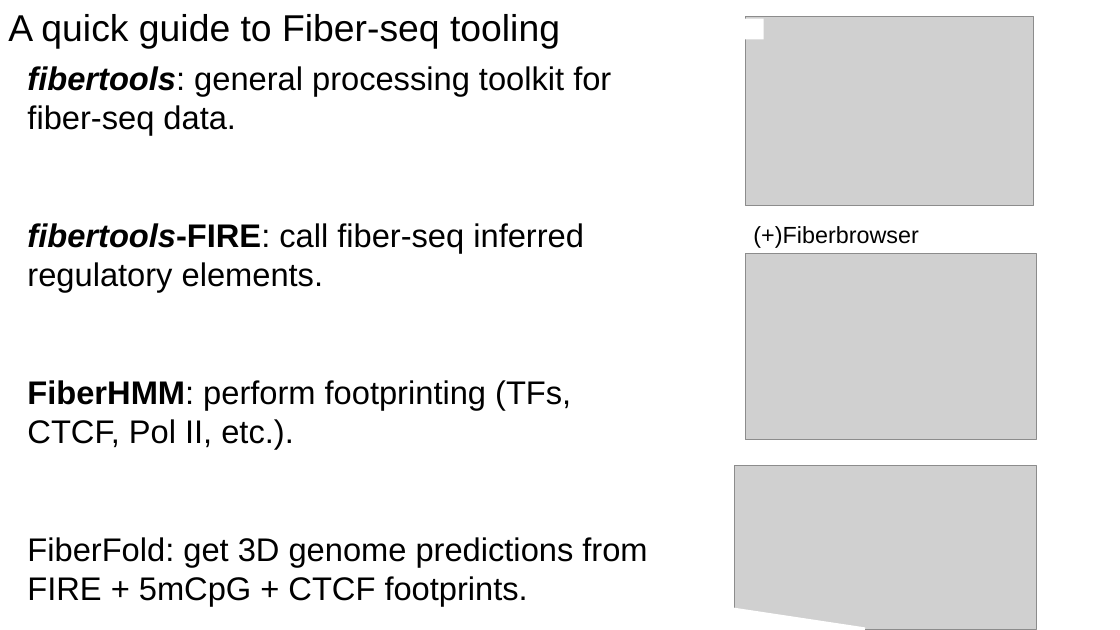
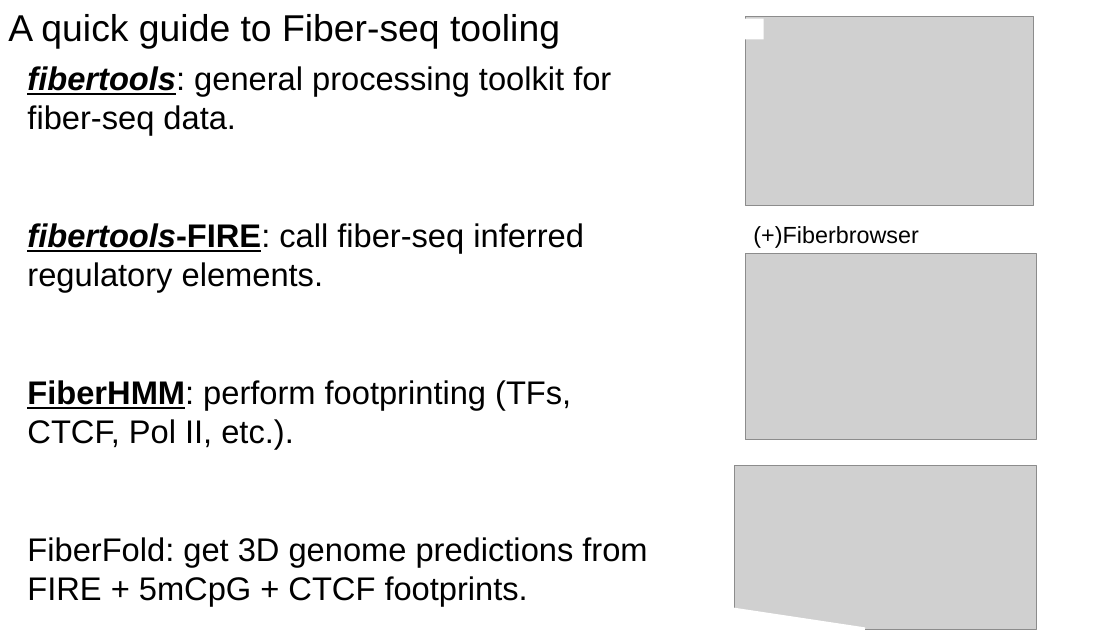
Before and after one commit to christylaflamme/fiber-seq-workshop, a slide deck: slide 10 of slides/LaFlamme_fiber-seq_CSHL_workshop_slide_deck.pptx (slide 9 before the commit). Drawn at 1120x630 pixels with LibreOffice and Linux fonts; fonts in the diff are those of the drawing; grey boxes stand for pictures. Boxes give left, top, right and bottom in pixels: in the first picture for what was removed or moved away, otherwise in the second. Text is boxed around its words. In the diff, an @@ line names an element or a change of style, - is before the commit and + after.

```diff
--- a/slides/LaFlamme_fiber-seq_CSHL_workshop_slide_deck.pptx
+++ b/slides/LaFlamme_fiber-seq_CSHL_workshop_slide_deck.pptx
@@ text at (27, 66, 611, 449): underline on in "fibertools:", "fibertools-FIRE:", "FiberHMM:" @@
```
Also in this commit, not shown: 4 other slides changed, 1 slide added, 1 slide removed.
